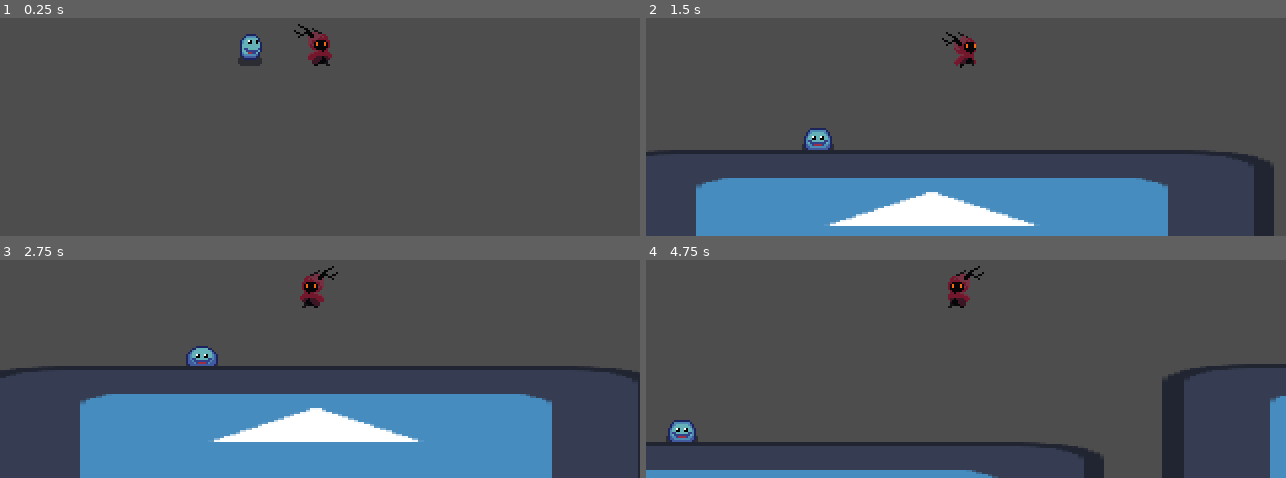
Above: before the commit, frames 1-4 (two rows, left to right).
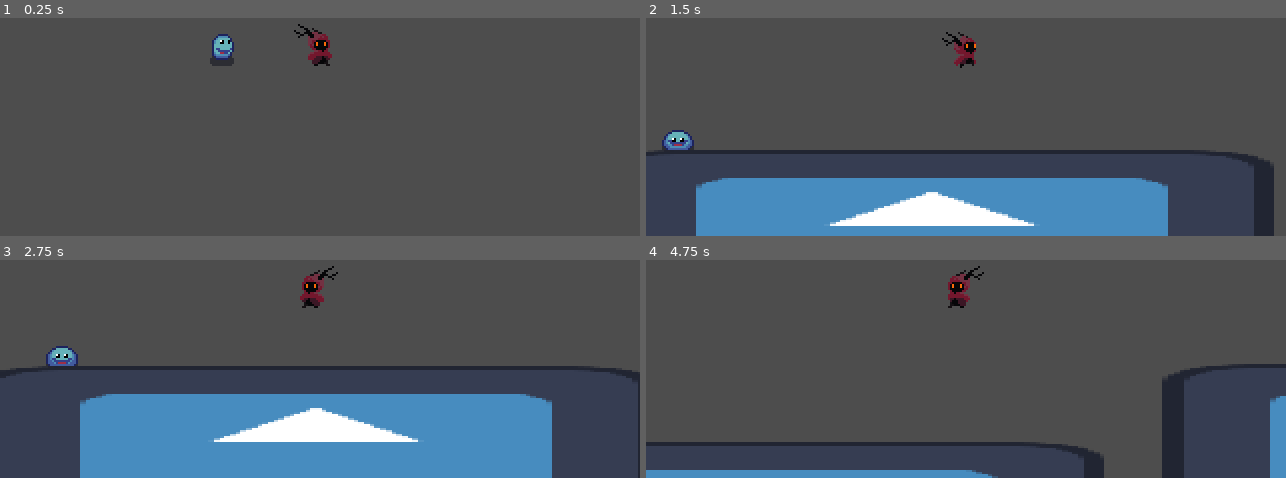
Above: after the commit, the same moments.

Repository: DVH-H/Making-Games---Semester-Project
Game: Godot game, scene res://node_2d.tscn
The game is run twice, just before and just after one commit, with the same random seed, the same clock (stepped at 60 frames per second) and the same inputs. The engine's default icon, where the game draws it, is replaced by a stand-in: a white triangle on a blue panel in a dark square.
Inputs:
- Up to frame 1 (0.25 s): no input
- Up to frame 2 (1.5 s): hold D (move_right) from 0.53 s (still down); tap Space (jump) at 0.6, 0.77, 1.07, 1.35 s
- Up to frame 3 (2.75 s): tap Space (jump) at 1.52, 1.82, 2.1 s; release D (move_right) at 2.03 s; hold A (move_left) from 2.03 s (still down)
- Up to frame 4 (4.75 s): release A (move_left) at 2.78 s; hold D (move_right) 2.78-4.28 s; tap Space (jump) at 2.85, 3.02, 3.32, 3.6, 3.77, 4.07, 4.35, 4.52 s; hold A (move_left) from 4.28 s (still down)

The runs differ from the first frame. In frame 1, 0.9% of the frame differs, in the area x 32-41%, y 7-23%; in frame 2, 0.8%; in frame 3, 0.8%; in frame 4, 0.4%.

Commit message:
movement script changes

Diff:
--- a/components/movement_component.gd
+++ b/components/movement_component.gd
@@ -1,9 +1,14 @@
 extends Node
 class_name MovementComponent
 
-@export_subgroup("Settings")
-@export var speed = 100
-@export var jump_velocity = 350
+var speed: int
+var jump_velocity: int
+
+func set_speed(s: int):
+	speed = s
+
+func set_jump_velocity(jump_v: int):
+	jump_velocity = jump_v
 
 func handle_horizontal_movement(body: CharacterBody2D, horizontal_direction: float) -> void:
 	body.velocity.x = horizontal_direction * speed
--- a/enemy/enemy.gd
+++ b/enemy/enemy.gd
@@ -1,16 +1,22 @@
 extends CharacterBody2D
 @export_subgroup("Nodes")
 @export var gravity_component: GravityComponent
+@export var movement_component: MovementComponent
 
-var speed = 60
+@export_subgroup("Movement")
+@export var speed = 60
 var player_chase = false
 var player = null
+
+func _ready() -> void:
+	pass
+	#movement_component.set_speed(speed)
 
 func _physics_process(delta: float) -> void:
 	gravity_component.handle_gravity(self, delta)
 	if player_chase and player:
 		var direction = sign(player.position.x - position.x)
-		velocity.x = direction * speed
+		movement_component.handle_horizontal_movement(self, direction)
 
 		if (direction < 0):
 			$AnimatedSprite2D.flip_h = true
--- a/enemy/enemy.tscn
+++ b/enemy/enemy.tscn
@@ -1,7 +1,8 @@
-[gd_scene load_steps=22 format=3 uid="uid://1g43dvmxf5hh"]
+[gd_scene load_steps=23 format=3 uid="uid://1g43dvmxf5hh"]
 
 [ext_resource type="Script" uid="uid://dg13oauy48vo7" path="res://enemy/enemy.gd" id="1_1wwld"]
 [ext_resource type="Texture2D" uid="uid://bedycg7ncxhh8" path="res://enemy/slime.png" id="1_2mvqj"]
+[ext_resource type="PackedScene" uid="uid://dtuwo2b8qi1nh" path="res://components/movement_component.tscn" id="4_p200p"]
 [ext_resource type="PackedScene" uid="uid://dytqh10wawuk0" path="res://components/gravity_component.tscn" id="6_1wwld"]
 
 [sub_resource type="CircleShape2D" id="CircleShape2D_rovcg"]
@@ -134,9 +135,10 @@
 radius = 66.0
 height = 132.0
 
-[node name="Enemy" type="CharacterBody2D" node_paths=PackedStringArray("gravity_component")]
+[node name="Enemy" type="CharacterBody2D" node_paths=PackedStringArray("gravity_component", "movement_component")]
 script = ExtResource("1_1wwld")
 gravity_component = NodePath("Gravity")
+movement_component = NodePath("MovementComponent")
 
 [node name="CollisionShape2D" type="CollisionShape2D" parent="."]
 position = Vector2(0, -5)
@@ -160,5 +162,7 @@
 position = Vector2(0, -4)
 shape = SubResource("CapsuleShape2D_scxef")
 
+[node name="MovementComponent" parent="." instance=ExtResource("4_p200p")]
+
 [connection signal="body_entered" from="detection_area" to="." method="_on_detection_area_body_entered"]
 [connection signal="body_exited" from="detection_area" to="." method="_on_detection_area_body_exited"]
--- a/player/player.gd
+++ b/player/player.gd
@@ -5,7 +5,9 @@
 @export var animation_controller: AnimationComponent
 @export var movement_component: MovementComponent
 
-
+@export_subgroup("Movement")
+@export var speed: int = 100
+@export var jump_velocity: int = 350
 
 
 # state machine
@@ -17,6 +19,10 @@
 	WALLSLIDING
 }
 @onready var state = IDLE
+
+func _ready() -> void:
+	movement_component.set_speed(speed)
+	movement_component.set_jump_velocity(jump_velocity)
 
 func _physics_process(delta: float) -> void:
 	gravity_component.handle_gravity(self, delta)
